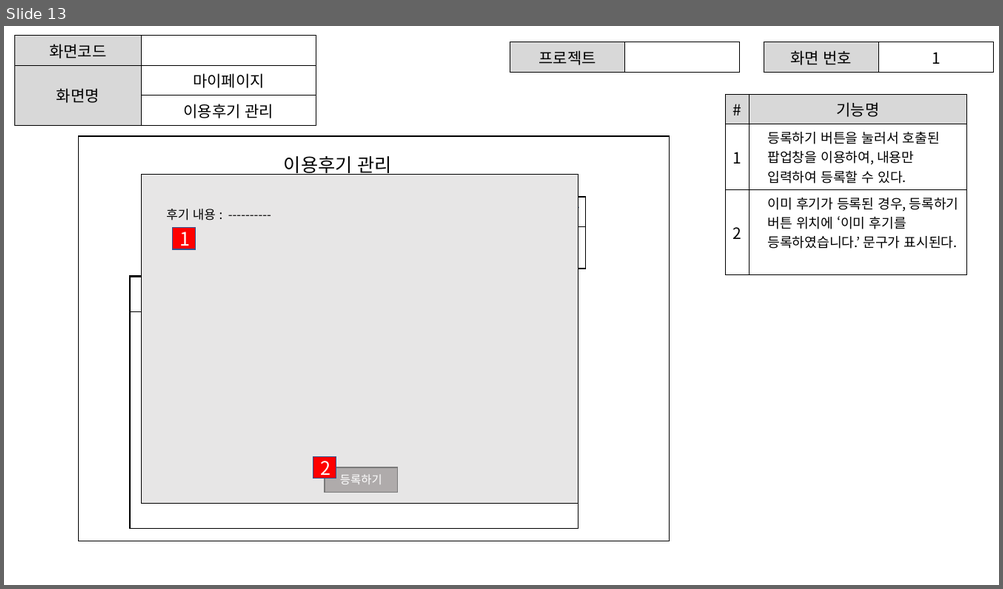
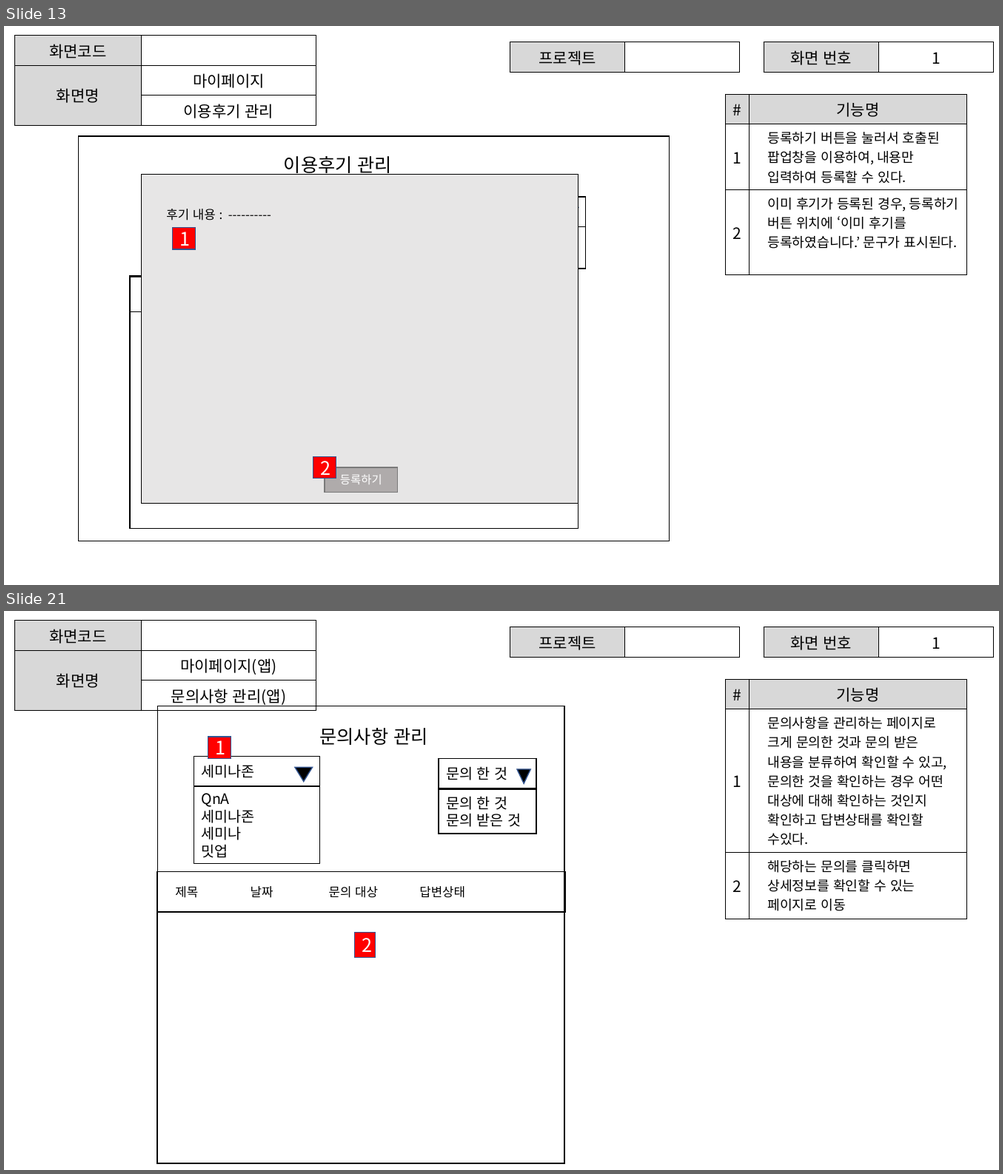
Before and after one commit to ezenteam2/e-Zone, a slide deck: gr2_lhj/마이페이지.pptx. Shown one above the other, each under a label of ours: slide 13 before the commit, slides 13 and 21 after it; the slides between them are not shown. The pictures are 1003x589 and 1003x1174 pixels, drawn with LibreOffice and Linux fonts; fonts in the diff are those of the drawing. Boxes give left, top, right and bottom in pixels: in the first picture for what was removed or moved away, otherwise in the second. Text is boxed around its words. In the diff, an @@ line names an element or a change of style, - is before the commit and + after.

```diff
--- a/gr2_lhj/마이페이지.pptx
+++ b/gr2_lhj/마이페이지.pptx
@@ slide 21 added at bbox=[4, 611, 999, 1170], background #FFFFFF @@
@@ table added at bbox=[14, 621, 316, 708], 3 rows, 2 columns @@
+화면코드 | 
+화면명 | 마이페이지(앱)
+ | 문의사항 관리(앱)
@@ table added at bbox=[510, 627, 740, 653], 1 rows, 2 columns @@
+프로젝트 | 
@@ table added at bbox=[763, 627, 993, 653], 1 rows, 2 columns @@
+화면 번호 | 1
@@ table added at bbox=[726, 680, 967, 914], 3 rows, 2 columns @@
+# | 기능명
+1 | 문의사항을 관리하는 페이지로 크게 문의한 것과 문의 받은 내용을 분류하여 확인할 수 있고, 문의한 것을 확인하는 경우 어떤 대상에 대해 확인하는 것인지 확인하고 답변상태를 확인할 수있다.
+2 | 해당하는 문의를 클릭하면 상세정보를 확인할 수 있는 페이지로 이동
@@ rectangle added at bbox=[158, 706, 564, 1164], outline #000000 1 pt @@
@@ group added at bbox=[194, 737, 320, 864]: 3 rectangles, 1 triangle @@
+세미나존
+QnA
+세미나존
+세미나
+밋업
+1
@@ text added at bbox=[319, 728, 427, 745], 18 pt, text #000000 @@
+문의사항 관리
@@ rectangle added at bbox=[438, 759, 536, 789], outline #000000 1 pt, 14 pt, text #000000 @@
+문의 한 것
@@ triangle added at bbox=[517, 769, 530, 783], fill #000000, outline #325491 1 pt @@
@@ rectangle added at bbox=[438, 789, 536, 834], outline #000000 1 pt, 14 pt, text #000000 @@
+문의 한 것
+문의 받은 것
@@ rectangle added at bbox=[157, 872, 564, 1164], outline #000000 1 pt @@
@@ rectangle added at bbox=[158, 872, 565, 912], outline #000000 1 pt, 12 pt, text #000000 @@
+제목 날짜 문의 대상 답변상태
@@ rectangle added at bbox=[355, 933, 375, 957], fill #FF0000, outline #325491 1 pt, 18 pt, text #FFFFFF @@
+2
```
Also in this commit, not shown: 12 other slides added, 2 other files.
